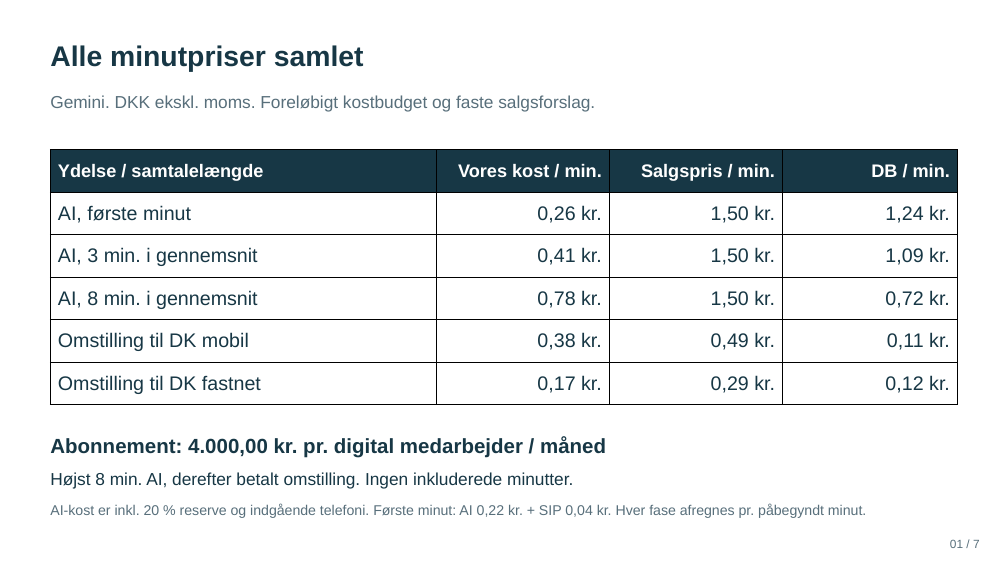
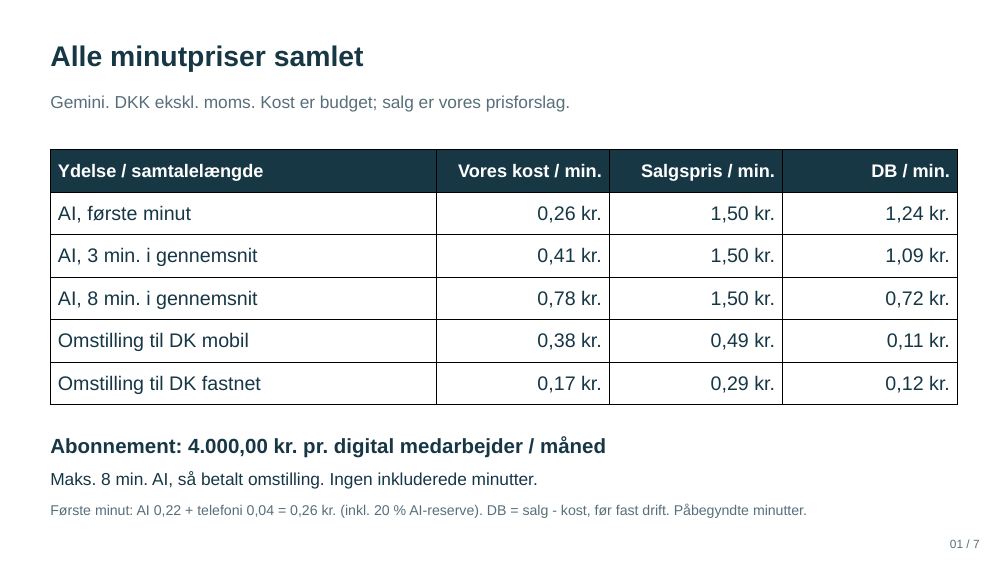
Before and after one commit to BadLegion/intelli-prisark, a slide deck: slide 1 of INTELLI-prispraesentation.pptx. Drawn at 1008x567 pixels with LibreOffice and Linux fonts; fonts in the diff are those of the drawing. Boxes give left, top, right and bottom in pixels: in the first picture for what was removed or moved away, otherwise in the second. Text is boxed around its words. In the diff, an @@ line names an element or a change of style, - is before the commit and + after.

```diff
--- a/INTELLI-prispraesentation.pptx
+++ b/INTELLI-prispraesentation.pptx
@@ text at [50,95,570,112]: text changed @@
-Gemini. DKK ekskl. moms. Foreløbigt kostbudget og faste salgsforslag.
+Gemini. DKK ekskl. moms. Kost er budget; salg er vores prisforslag.
@@ text at [50,471,538,489]: text changed @@
-Højst 8 min. AI, derefter betalt omstilling. Ingen inkluderede minutter.
+Maks. 8 min. AI, så betalt omstilling. Ingen inkluderede minutter.
@@ text at [50,503,807,518]: text changed @@
-AI-kost er inkl. 20 % reserve og indgående telefoni. Første minut: AI 0,22 kr. + SIP 0,04 kr. Hver fase afregnes pr. påbegyndt minut.
+Første minut: AI 0,22 + telefoni 0,04 = 0,26 kr. (inkl. 20 % AI-reserve). DB = salg - kost, før fast drift. Påbegyndte minutter.
```
Also in this commit, not shown: 6 other slides changed, 4 other files.
